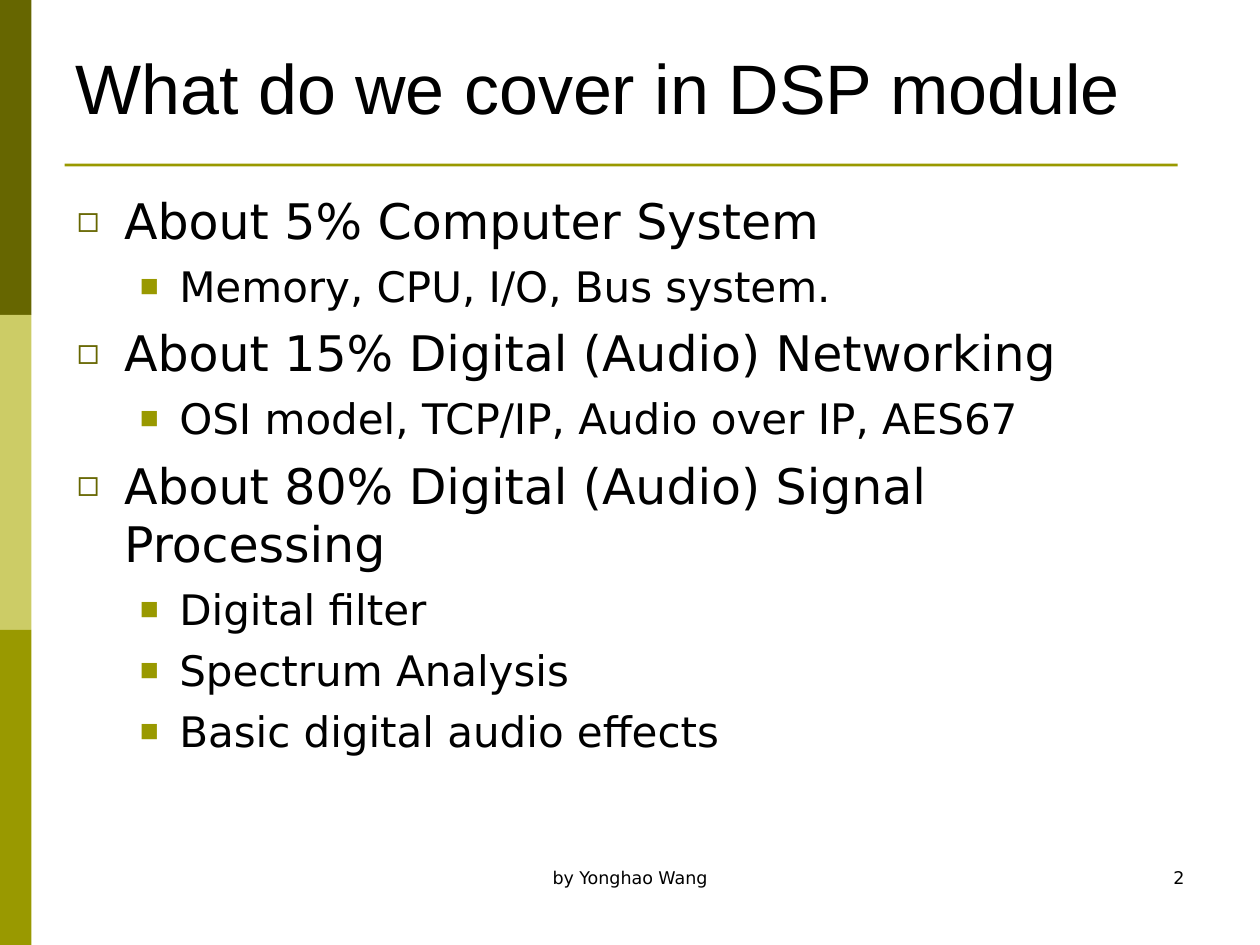
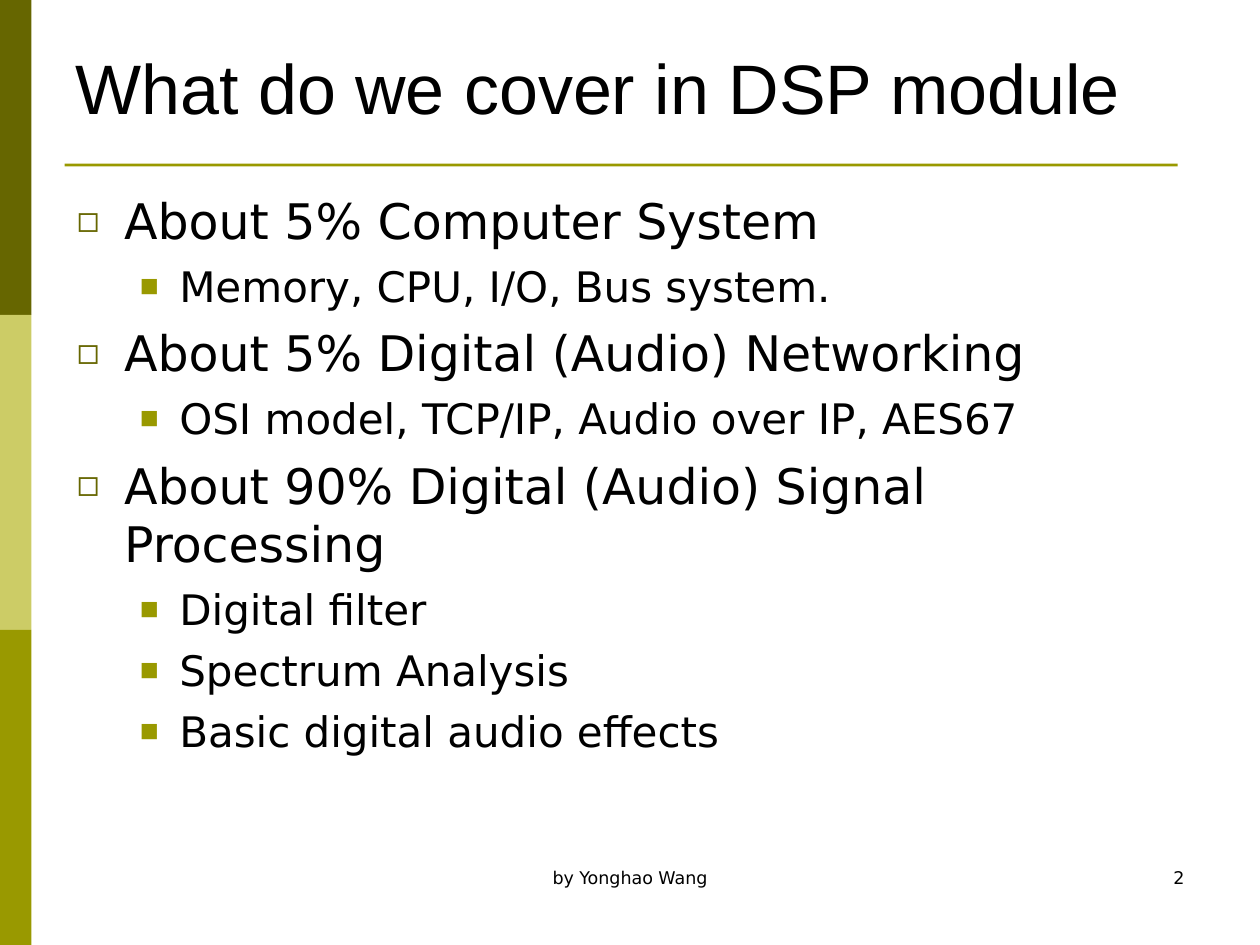
Before and after one commit to wyonghao/wyonghao.github.io, a slide deck: slide 2 of DSP2018/Lectures/A00_DSP Induction to the Module.ppt. Drawn at 1260x945 pixels with LibreOffice and Linux fonts; fonts in the diff are those of the drawing. Boxes give left, top, right and bottom in pixels: in the first picture for what was removed or moved away, otherwise in the second. Text is boxed around its words. In the diff, an @@ line names an element or a change of style, - is before the commit and + after.

```diff
--- a/DSP2018/Lectures/A00_DSP Induction to the Module.ppt
+++ b/DSP2018/Lectures/A00_DSP Induction to the Module.ppt
@@ text at (124, 333, 1025, 382): text changed @@
-◻ About 15% Digital (Audio) Networking
+◻ About 5% Digital (Audio) Networking
@@ text at (124, 466, 926, 573): text changed @@
-◻ About 80% Digital (Audio) Signal Processing
+◻ About 90% Digital (Audio) Signal Processing
```
Also in this commit, not shown: 1 other slide changed.
